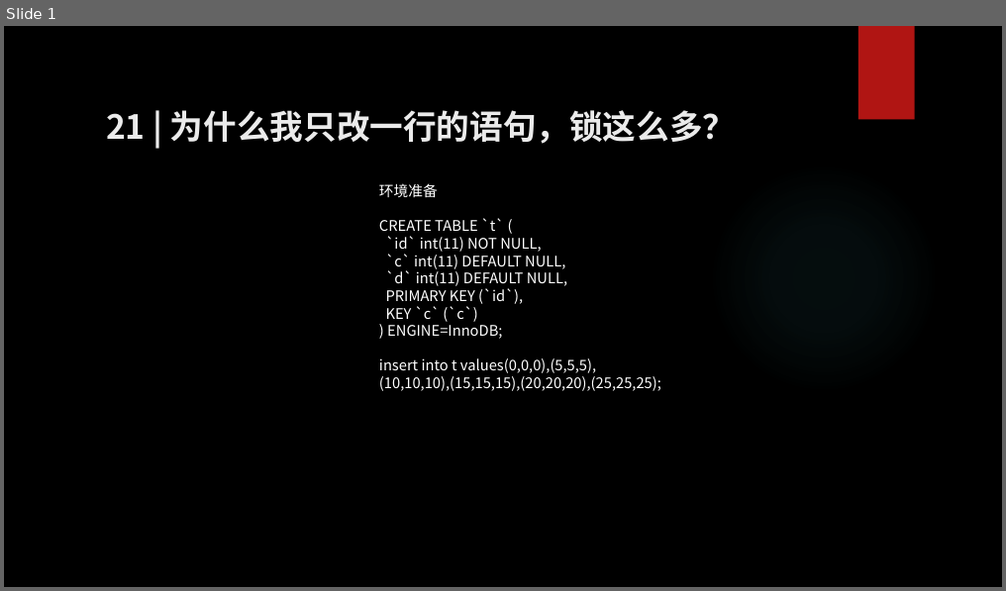
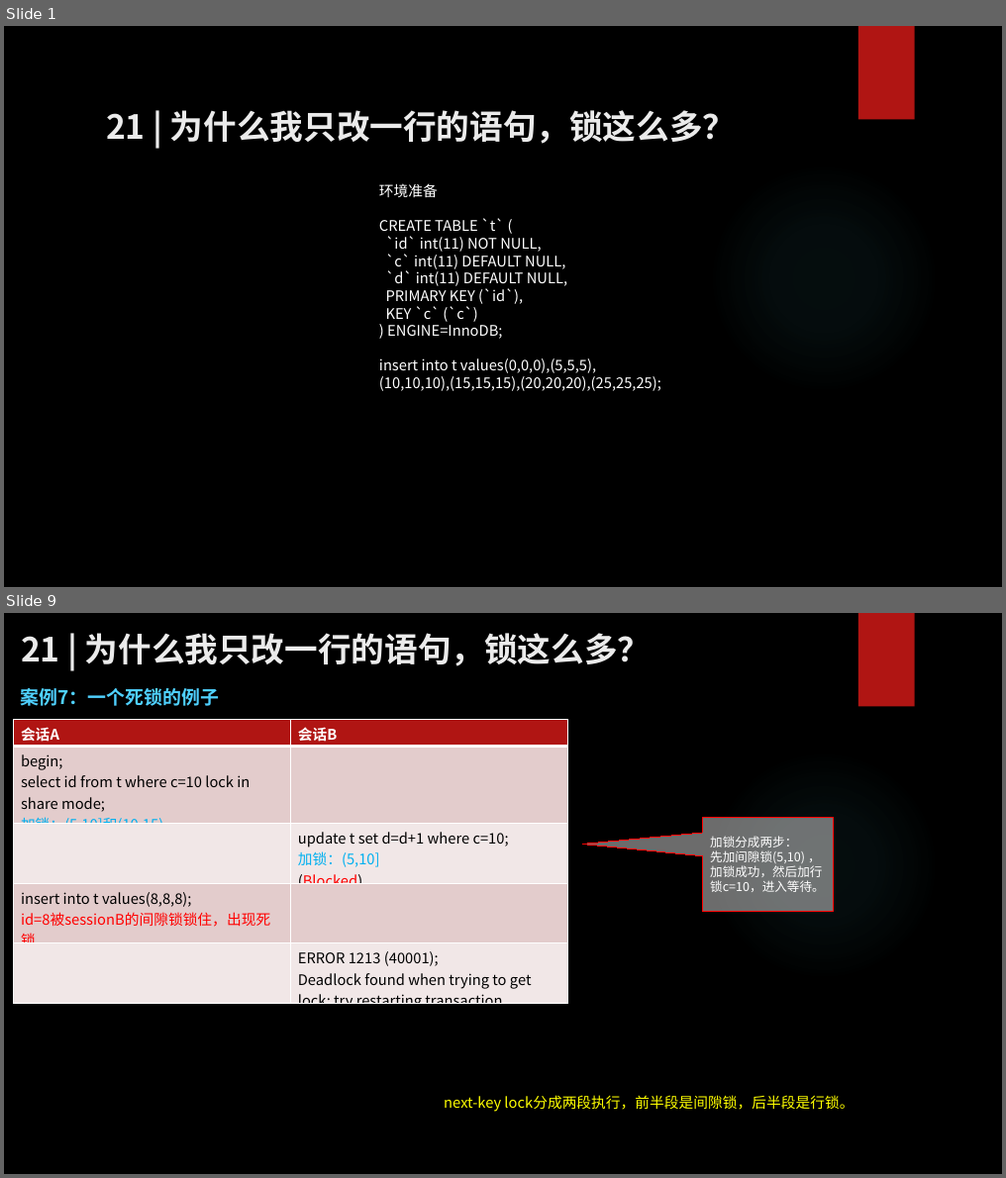
Before and after one commit to zhangkekf/reading-notes, a slide deck: MySQL实战/21为什么我只改一行的语句，锁这么多？.pptx. Shown one above the other, each under a label of ours: slide 1 before the commit, slides 1 and 9 after it; the slides between them are not shown. The pictures are 1006x591 and 1006x1178 pixels, drawn with LibreOffice and Linux fonts; fonts in the diff are those of the drawing; background and template pictures are left out. Boxes give left, top, right and bottom in pixels: in the first picture for what was removed or moved away, otherwise in the second. Text is boxed around its words. In the diff, an @@ line names an element or a change of style, - is before the commit and + after.

```diff
--- a/MySQL实战/21为什么我只改一行的语句，锁这么多？.pptx
+++ b/MySQL实战/21为什么我只改一行的语句，锁这么多？.pptx
@@ slide 9 added at [4, 613, 1002, 1174], background picture (left out); not listed: 2 template elements that a slide beside it also shows @@
@@ title added at [21, 633, 650, 666], 32 pt, text #EBEBEB, bold @@
+21 | 为什么我只改一行的语句，锁这么多？
@@ text added at [21, 688, 219, 706], 18 pt, text #4FD1FF, bold @@
+案例7：一个死锁的例子
@@ table added at [13, 719, 567, 1014], 5 rows, 2 columns @@
+会话A | 会话B
+begin; / select id from t where c=10 lock in share mode; / 加锁：(5,10]和(10,15) | 
+ | update t set d=d+1 where c=10; / 加锁：(5,10] / (Blocked)
+insert into t values(8,8,8); / id=8被sessionB的间隙锁锁住，出现死锁 | 
+ | ERROR 1213 (40001); / Deadlock found when trying to get lock; try restarting transaction
@@ speech box added at [703, 817, 834, 912], fill #D9D9D9 at 50% opacity, outline #FF0000 0.75 pt, 12 pt, text #FFFFFF @@
+加锁分成两步：
+先加间隙锁(5,10) ，加锁成功，然后加行锁c=10，进入等待。
@@ text added at [444, 1095, 853, 1112], 14 pt, text #FFFF00 @@
+next-key lock分成两段执行，前半段是间隙锁，后半段是行锁。
```
Also in this commit, not shown: 2 slides changed, 6 other slides added, 7 slides removed, 3 other files.
